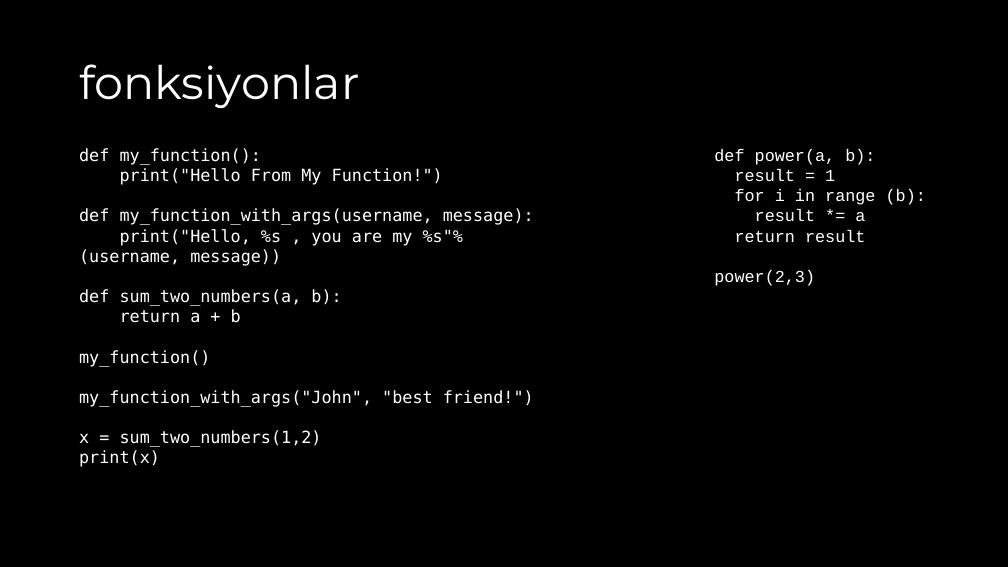
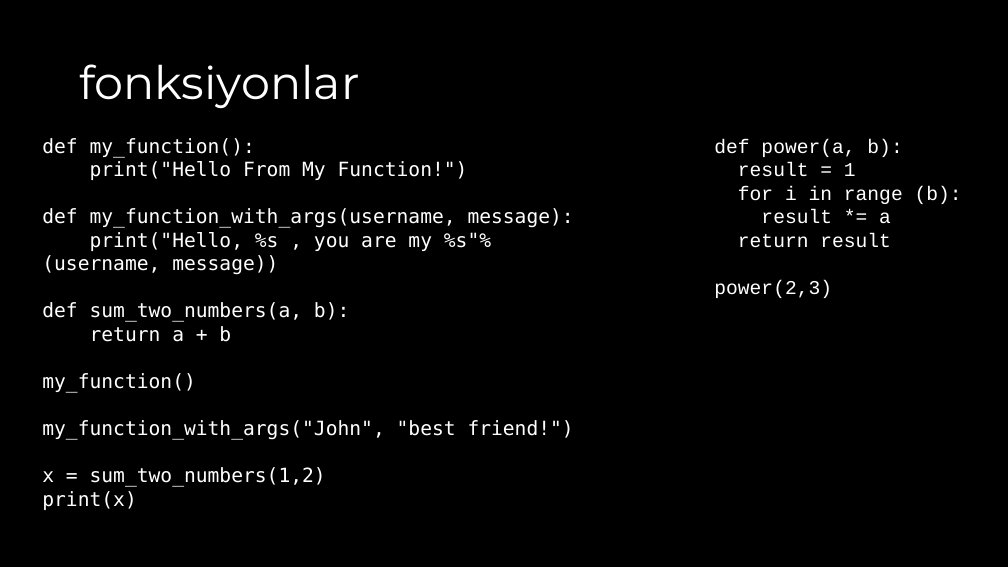
Before and after one commit to akaraci/Makine-Ogrenmesi, a slide deck: slide 17 of Sunular/MÖT-Hafta-1-Python.pptx. Drawn at 1008x567 pixels with LibreOffice and Linux fonts; fonts in the diff are those of the drawing. Boxes give left, top, right and bottom in pixels: in the first picture for what was removed or moved away, otherwise in the second. Text is boxed around its words. In the diff, an @@ line names an element or a change of style, - is before the commit and + after.

```diff
--- a/Sunular/MÖT-Hafta-1-Python.pptx
+++ b/Sunular/MÖT-Hafta-1-Python.pptx
@@ text "def my_function():" at [42,138,574,510]: size 12 to 14 pt @@
@@ text "def my_function():": place and size @@
-text "def my_function():" at [79,148,534,467]
+text "def my_function():" at [42,138,574,510]
@@ text "def power(a, b):": place and size @@
-text "def power(a, b):" at [714,149,926,286]
+text "def power(a, b):" at [714,139,962,298]
@@ text "def power(a, b):" at [714,139,962,298]: size 12 to 14 pt @@
```
Also in this commit, not shown: 4 other slides changed, 1 slide added.
